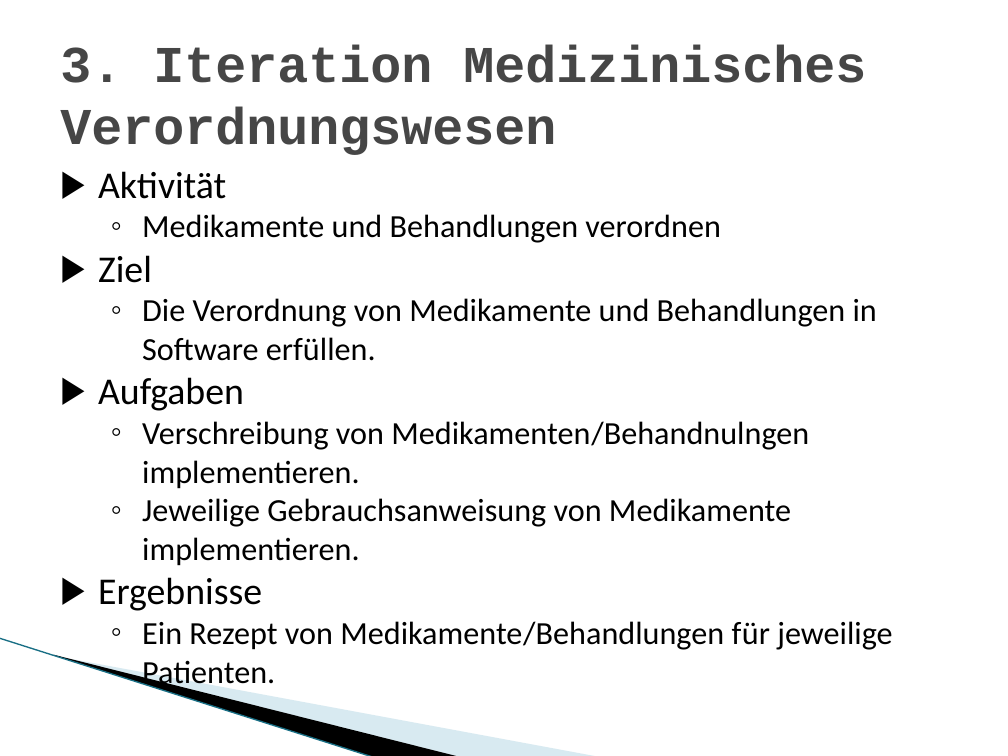
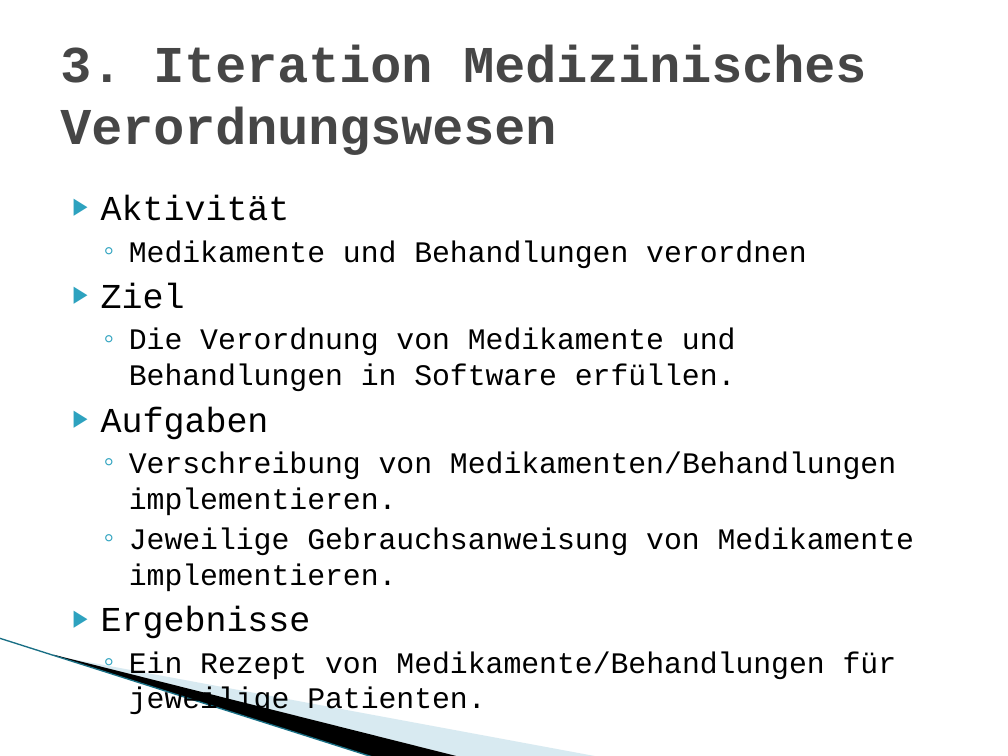
Before and after one commit to MarwinPhilips/ch.bfh.btx8081.w2015.schwarz, a slide deck: slide 13 of Documents/Task 1/Task 1 Introduction to the MHC-PMS, First.pptx. Drawn at 1008x756 pixels with LibreOffice and Linux fonts; fonts in the diff are those of the drawing; background and template pictures are left out. Boxes give left, top, right and bottom in pixels: in the first picture for what was removed or moved away, otherwise in the second. Text is boxed around its words. In the diff, an @@ line names an element or a change of style, - is before the commit and + after.

Commit message:
modified. improved.

```diff
--- a/Documents/Task 1/Task 1 Introduction to the MHC-PMS, First.pptx
+++ b/Documents/Task 1/Task 1 Introduction to the MHC-PMS, First.pptx
@@ text "Aktivität": place and size @@
-text "Aktivität" at box(98, 171, 892, 690)
+text "Aktivität" at box(101, 196, 914, 681)
@@ text at box(101, 196, 914, 681): size 27 to 25 pt in "Aktivität", "Ziel", "Aufgaben", "Ergebnisse"; font Calibri to Courier New in "Aktivität", "Medikamente und Behandlungen verordnen", "Ziel", "Die Verordnung von Medikamente und Behandlungen in ..." and 4 more places; size 23 to 21.3 pt in "Medikamente und Behandlungen verordnen", "Die Verordnung von Medikamente und Behandlungen in ...", "Jeweilige Gebrauchsanweisung von Medikamente implementieren.", "Ein Rezept von Medikamente/Behandlungen für jeweilige Patien ..."; indent changed; more space between paragraphs @@
@@ text at box(129, 452, 896, 516): text changed; size 23 to 21.3 pt; font Calibri to Courier New @@
-  ◦ Verschreibung von Medikamenten/Behandnulngen implementieren.
+  ◦ Verschreibung von Medikamenten/Behandlungen implementieren.
```
